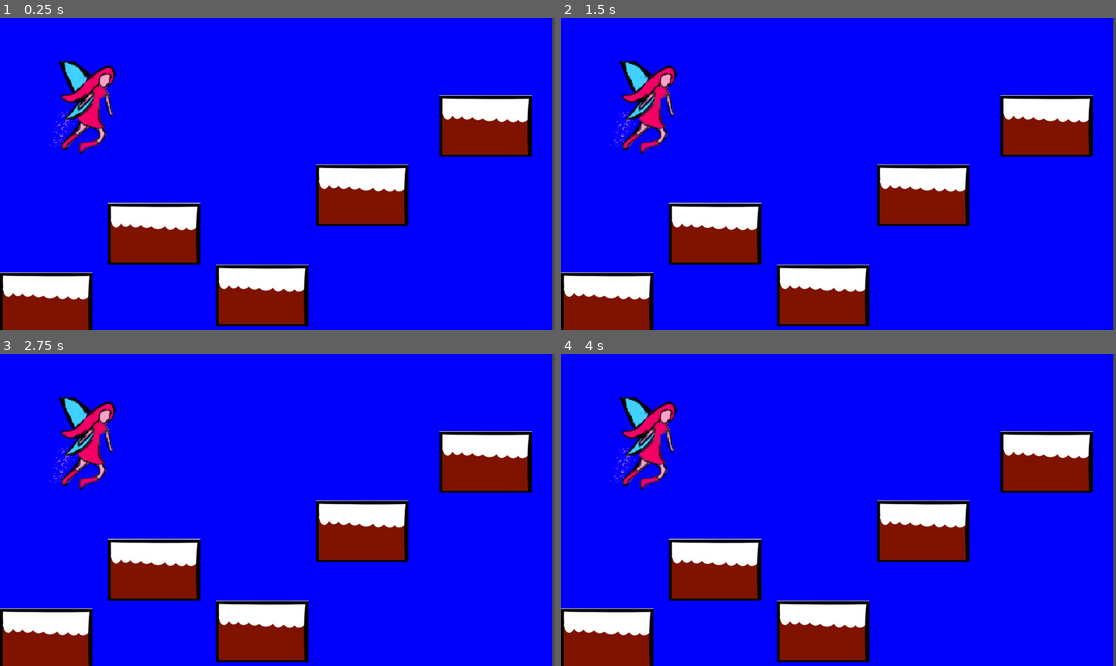
Above: before the commit, frames 1-4 (two rows, left to right).
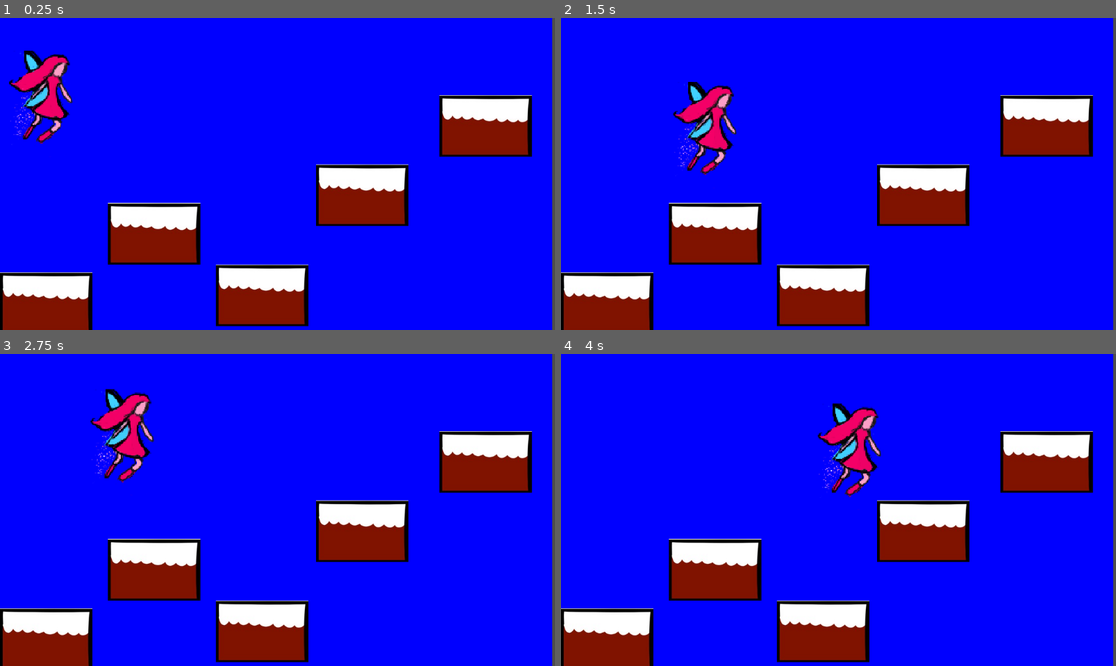
Above: after the commit, the same moments.

Repository: mhorowitz9/MiriCapstoneGameVideoGameDesign
Game: Godot game, scene res://mainscene.tscn
Two runs of this game, one before a commit and one after it. Both use one fixed random seed, a clock stepped at 60 frames per second and the inputs below.
Inputs:
- Up to frame 1 (0.25 s): no input
- Up to frame 2 (1.5 s): tap Enter (ui_accept) at 0.5, 0.6, 0.77, 1.07, 1.35 s; hold Right (ui_right) from 0.53 s (still down)
- Up to frame 3 (2.75 s): tap Enter (ui_accept) at 1.52, 1.82, 2.1 s; release Right (ui_right) at 2.03 s; hold Left (ui_left) from 2.03 s (still down)
- Up to frame 4 (4 s): release Left (ui_left) at 2.78 s; hold Right (ui_right) from 2.78 s (still down); tap Enter (ui_accept) at 2.85, 3.02, 3.32, 3.6, 3.77 s

The runs differ from the first frame. In frame 1, 3.6% of the frame differs, in the area x 1-22%, y 10-44%; in frame 2, 3.7%; in frame 3, 3.4%; in frame 4, 3.7%, in the area x 8-58%, y 13-46%.

Commit message:
added to mainscene

Diff:
--- /dev/null
+++ b/miricapstonegamevideogamedesign/fairy.gd
@@ -0,0 +1,24 @@
+extends CharacterBody2D
+
+const SPEED = 300.0
+const JUMP_VELOCITY = -800.0  # Higher jump velocity for a higher jump
+const GRAVITY = 1500.0  # Increased gravity to make the character fall faster
+
+func _physics_process(delta: float) -> void:
+	# Apply gravity manually to the velocity.y axis.
+	if not is_on_floor():
+		velocity.y += GRAVITY * delta  # Apply custom gravity
+
+	# Handle jump.
+	if Input.is_action_just_pressed("ui_accept") and is_on_floor():
+		velocity.y = JUMP_VELOCITY  # Apply higher jump velocity
+
+	# Get the input direction and handle the movement/deceleration.
+	# As good practice, you should replace UI actions with custom gameplay actions.
+	var direction := Input.get_axis("ui_left", "ui_right")
+	if direction:
+		velocity.x = direction * SPEED
+	else:
+		velocity.x = move_toward(velocity.x, 0, SPEED)
+
+	move_and_slide()  # Move the character with automatic collision handling
--- /dev/null
+++ b/miricapstonegamevideogamedesign/fairy.tscn
@@ -0,0 +1,41 @@
+[gd_scene load_steps=7 format=3 uid="uid://bdxq5b023xuvg"]
+
+[ext_resource type="Texture2D" uid="uid://c7xjdjmr03hsg" path="res://fairy1.png" id="1_drv4j"]
+[ext_resource type="Script" path="res://fairy.gd" id="1_kjsqe"]
+[ext_resource type="Texture2D" uid="uid://bhy158cq1tqn5" path="res://fairy2.png" id="3_gb3t6"]
+[ext_resource type="Texture2D" uid="uid://cba2co8f0i54f" path="res://fairy3.png" id="4_g08lx"]
+
+[sub_resource type="SpriteFrames" id="SpriteFrames_fobuk"]
+animations = [{
+"frames": [{
+"duration": 1.0,
+"texture": ExtResource("1_drv4j")
+}, {
+"duration": 1.0,
+"texture": ExtResource("3_gb3t6")
+}, {
+"duration": 1.0,
+"texture": ExtResource("4_g08lx")
+}],
+"loop": true,
+"name": &"default",
+"speed": 5.0
+}]
+
+[sub_resource type="RectangleShape2D" id="RectangleShape2D_pu58q"]
+size = Vector2(154, 204)
+
+[node name="CharacterBody2D" type="CharacterBody2D"]
+script = ExtResource("1_kjsqe")
+
+[node name="Sprite2D" type="AnimatedSprite2D" parent="."]
+texture_filter = 1
+position = Vector2(199, 200.5)
+scale = Vector2(2.25, 2.30208)
+sprite_frames = SubResource("SpriteFrames_fobuk")
+autoplay = "default"
+frame_progress = 0.902881
+
+[node name="CollisionShape2D" type="CollisionShape2D" parent="."]
+position = Vector2(174, 184)
+shape = SubResource("RectangleShape2D_pu58q")
--- a/miricapstonegamevideogamedesign/mainscene.tscn
+++ b/miricapstonegamevideogamedesign/mainscene.tscn
@@ -1,7 +1,7 @@
-[gd_scene load_steps=6 format=4 uid="uid://ldslv224hcv2"]
+[gd_scene load_steps=7 format=4 uid="uid://ldslv224hcv2"]
 
 [ext_resource type="Texture2D" uid="uid://df15b7ovmap7v" path="res://tilemaps1.jpeg" id="1_abn4t"]
-[ext_resource type="Texture2D" uid="uid://c7xjdjmr03hsg" path="res://fairy1.png" id="2_2vqov"]
+[ext_resource type="PackedScene" uid="uid://bdxq5b023xuvg" path="res://fairy.tscn" id="2_a6jen"]
 
 [sub_resource type="TileSetAtlasSource" id="TileSetAtlasSource_fac3d"]
 texture = ExtResource("1_abn4t")
@@ -1033,8 +1033,11 @@
 [sub_resource type="TileSet" id="TileSet_yscjg"]
 sources/0 = SubResource("TileSetAtlasSource_fac3d")
 
-[sub_resource type="RectangleShape2D" id="RectangleShape2D_pu58q"]
-size = Vector2(151, 205)
+[sub_resource type="RectangleShape2D" id="RectangleShape2D_rpi7r"]
+size = Vector2(192.5, 126)
+
+[sub_resource type="RectangleShape2D" id="RectangleShape2D_yoikq"]
+size = Vector2(196, 132)
 
 [node name="Node2D" type="Node2D"]
 
@@ -1047,14 +1050,28 @@
 tile_map_data = PackedByteArray("AAAAACEAAAATAAQAAAAAACIAAAATAAUAAAAAACMAAAATAAYAAAAAACQAAAATAAcAAAAAACUAAAATAAgAAAAAAC …(7600 unchanged characters)…
 tile_set = SubResource("TileSet_yscjg")
 
-[node name="CharacterBody2D" type="CharacterBody2D" parent="."]
-
-[node name="Sprite2D" type="Sprite2D" parent="CharacterBody2D"]
-texture_filter = 1
-position = Vector2(199, 200.5)
-scale = Vector2(2.25, 2.30208)
-texture = ExtResource("2_2vqov")
-
-[node name="CollisionShape2D" type="CollisionShape2D" parent="CharacterBody2D"]
-position = Vector2(172.5, 184.5)
-shape = SubResource("RectangleShape2D_pu58q")
+[node name="StaticBody2D" type="StaticBody2D" parent="."]
+position = Vector2(573, 627)
+
+[node name="CollisionShape2D5" type="CollisionShape2D" parent="StaticBody2D"]
+position = Vector2(437, -405)
+shape = SubResource("RectangleShape2D_rpi7r")
+
+[node name="CollisionShape2D4" type="CollisionShape2D" parent="StaticBody2D"]
+position = Vector2(179, -257)
+shape = SubResource("RectangleShape2D_rpi7r")
+
+[node name="CollisionShape2D3" type="CollisionShape2D" parent="StaticBody2D"]
+position = Vector2(-30, -48)
+shape = SubResource("RectangleShape2D_rpi7r")
+
+[node name="CollisionShape2D" type="CollisionShape2D" parent="StaticBody2D"]
+position = Vector2(-253.75, -180)
+shape = SubResource("RectangleShape2D_rpi7r")
+
+[node name="CollisionShape2D2" type="CollisionShape2D" parent="StaticBody2D"]
+position = Vector2(-476, -35)
+shape = SubResource("RectangleShape2D_yoikq")
+
+[node name="CharacterBody2D" parent="." instance=ExtResource("2_a6jen")]
+position = Vector2(-97, -72)
Binary file added: miricapstonegamevideogamedesign/fairy2.png
Not shown, added: miricapstonegamevideogamedesign/fairy2.png.import
Binary file added: miricapstonegamevideogamedesign/fairy3.png
Not shown, added: miricapstonegamevideogamedesign/fairy3.png.import
